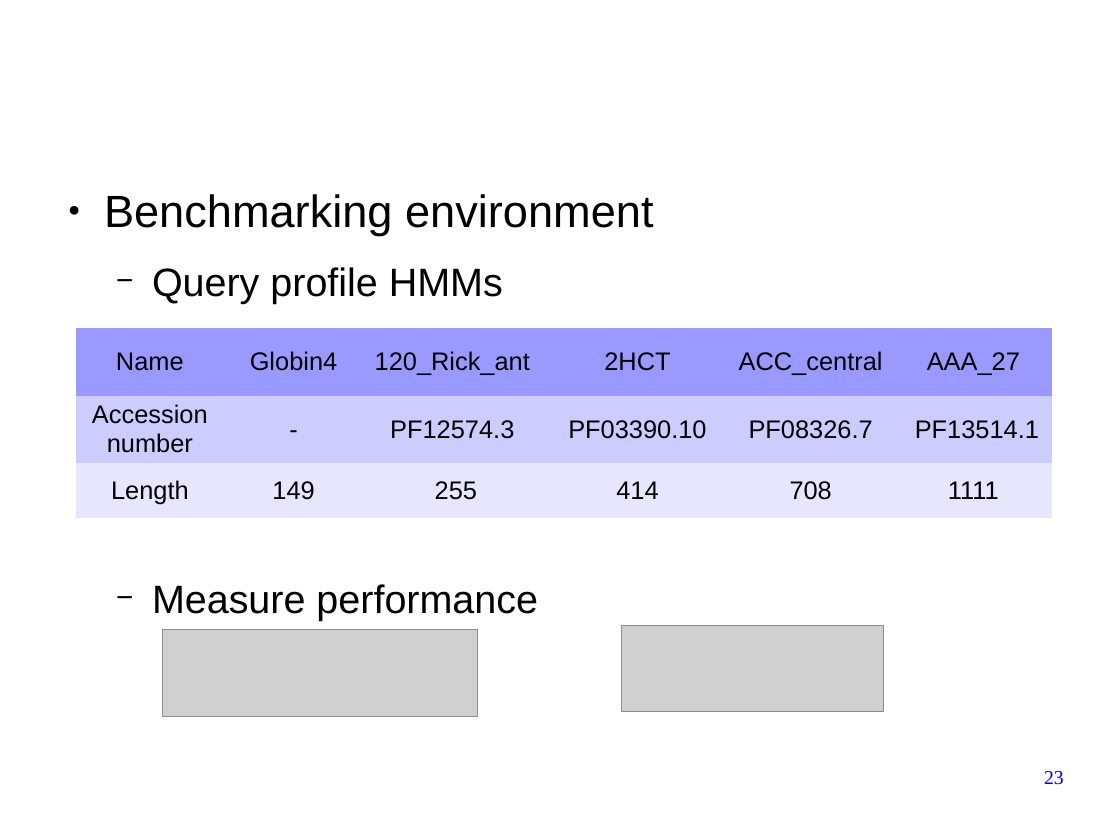
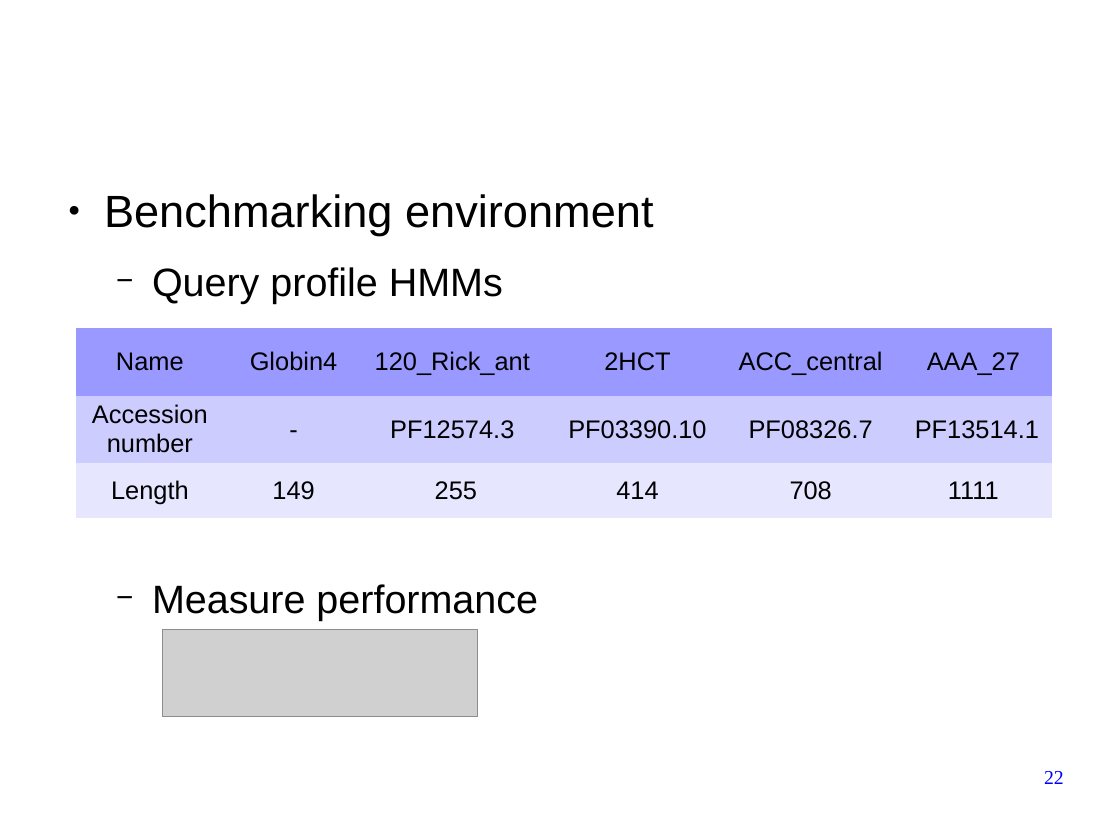
Before and after one commit to forestcheng/cudahmmsearch, a slide deck: slide 22 of thesis/thesisDefense.odp (slide 23 before the commit). Drawn at 1120x840 pixels with LibreOffice and Linux fonts; fonts in the diff are those of the drawing; grey boxes stand for pictures; background and template pictures are left out. Boxes give left, top, right and bottom in pixels: in the first picture for what was removed or moved away, otherwise in the second. Text is boxed around its words. In the diff, an @@ line names an element or a change of style, - is before the commit and + after.

```diff
--- a/thesis/thesisDefense.odp
+++ b/thesis/thesisDefense.odp
@@ picture removed at (x1=622, y1=626, x2=884, y2=711) @@
@@ page number at (x1=1044, y1=771, x2=1064, y2=784): text changed @@
-23
+22
```
Also in this commit, not shown: 9 other slides changed, 1 slide removed.
